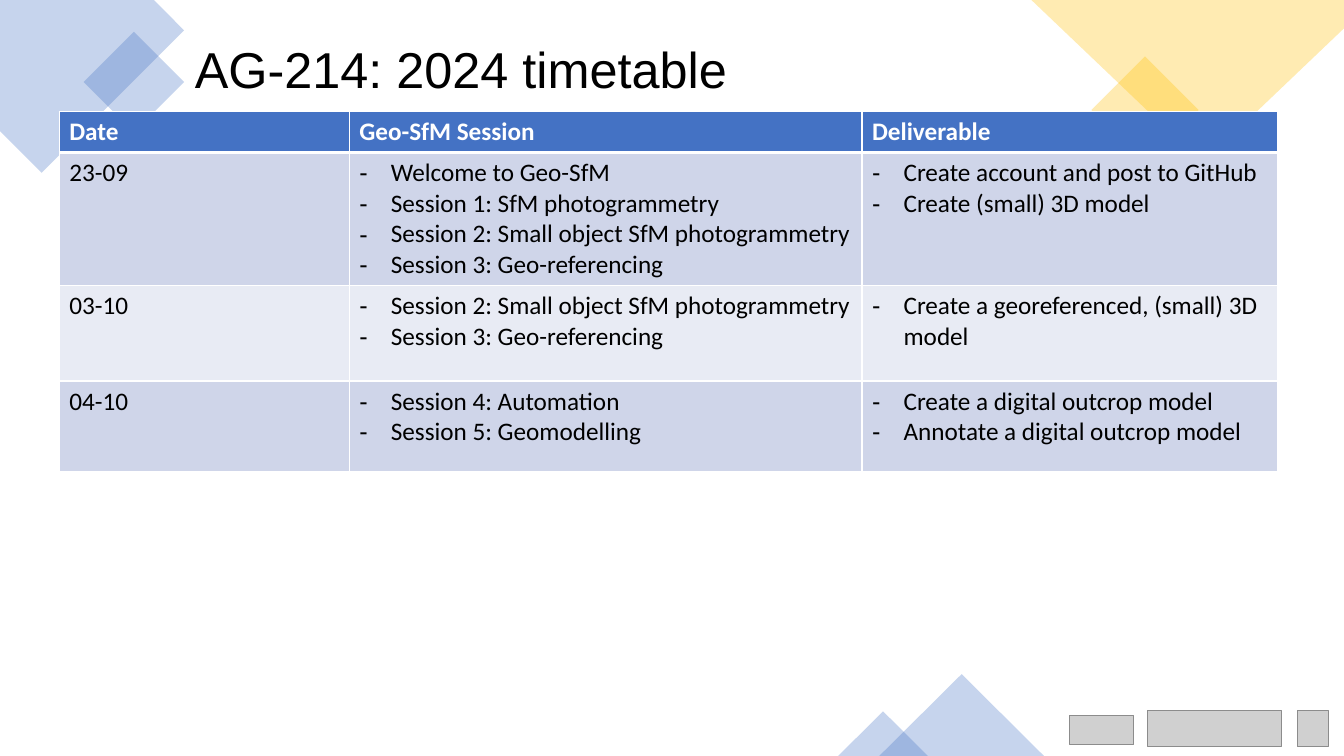
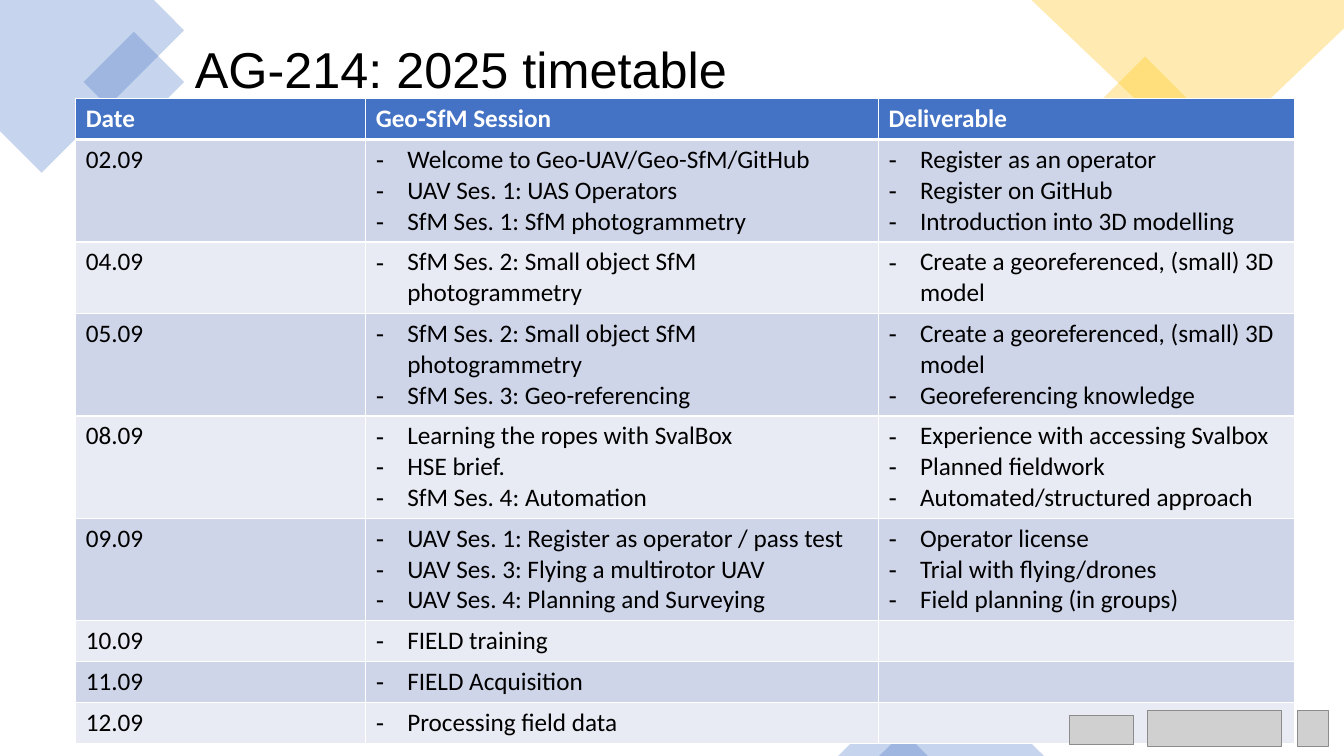
Before and after one commit to UNISvalbard/Geo-SfM, a slide deck: slide 5 of extra/slides/ppt/intro/intro.pptx (slide 4 before the commit). Drawn at 1344x756 pixels with LibreOffice and Linux fonts; fonts in the diff are those of the drawing; grey boxes stand for pictures. Boxes give left, top, right and bottom in pixels: in the first picture for what was removed or moved away, otherwise in the second. Text is boxed around its words. In the diff, an @@ line names an element or a change of style, - is before the commit and + after.

```diff
--- a/extra/slides/ppt/intro/intro.pptx
+++ b/extra/slides/ppt/intro/intro.pptx
@@ title at <box>195,51,726,89</box>: text changed @@
-AG-214: 2024 timetable
+AG-214: 2025 timetable
@@ table at <box>76,99,1296,740</box> @@
-row 2: 23-09 | Welcome to Geo-SfM / Session 1: SfM photogrammetry / Session 2: Small object SfM photogrammetry / Session 3: Geo-referencing | Create account and post to GitHub / Create (small) 3D model
-row 3: 03-10 | Session 2: Small object SfM photogrammetry / Session 3: Geo-referencing | Create a georeferenced, (small) 3D model
-row 4: 04-10 | Session 4: Automation / Session 5: Geomodelling | Create a digital outcrop model / Annotate a digital outcrop model
+row 2: 02.09 | Welcome to Geo-UAV/Geo-SfM/GitHub / UAV Ses. 1: UAS Operators / SfM Ses. 1: SfM photogrammetry | Register as an operator / Register on GitHub / Introduction into 3D modelling
+row 3: 04.09 | SfM Ses. 2: Small object SfM photogrammetry | Create a georeferenced, (small) 3D model
+row 4: 05.09 | SfM Ses. 2: Small object SfM photogrammetry / SfM Ses. 3: Geo-referencing | Create a georeferenced, (small) 3D model / Georeferencing knowledge
+row 5: 08.09 | Learning the ropes with SvalBox / HSE brief. / SfM Ses. 4: Automation | Experience with accessing Svalbox / Planned fieldwork / Automated/structured approach
+row 6: 09.09 | UAV Ses. 1: Register as operator / pass test / UAV Ses. 3: Flying a multirotor UAV / UAV Ses. 4: Planning and Surveying | Operator license / Trial with flying/drones / Field planning (in groups)
+row 7: 10.09 | FIELD training | 
+row 8: 11.09 | FIELD Acquisition | 
+row 9: 12.09 | Processing field data | 
@@ table: place and size @@
-table at <box>59,112,1279,469</box>
+table at <box>76,99,1296,740</box>
```
Also in this commit, not shown: 2 other slides changed, 2 slides added, 10 other files.
